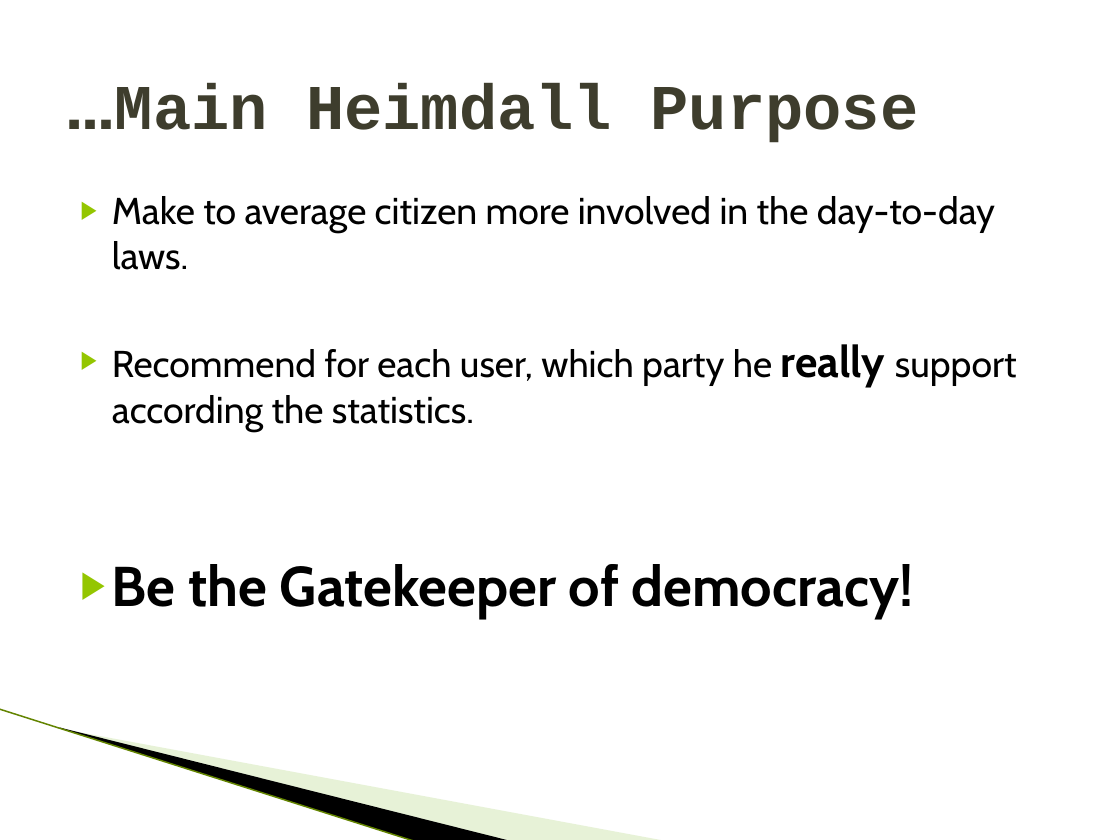
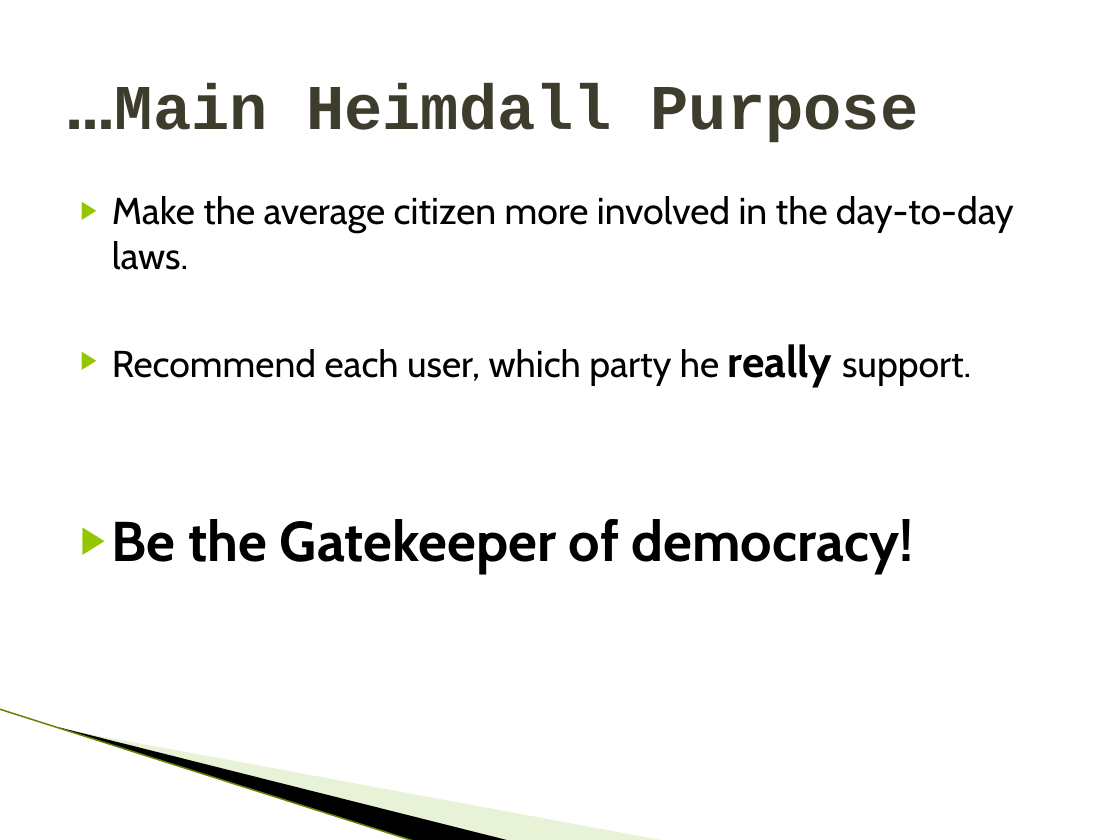
Before and after one commit to idantavor/PoliticalCrowd, a slide deck: slide 7 of CrowdPresentationTheBest.pptx. Drawn at 1120x840 pixels with LibreOffice and Linux fonts; fonts in the diff are those of the drawing; background and template pictures are left out. Boxes give left, top, right and bottom in pixels: in the first picture for what was removed or moved away, otherwise in the second. Text is boxed around its words. In the diff, an @@ line names an element or a change of style, - is before the commit and + after.

```diff
--- a/CrowdPresentationTheBest.pptx
+++ b/CrowdPresentationTheBest.pptx
@@ text at [112, 196, 1014, 387]: text changed @@
-▶ Make to average citizen more involved in the day-to-day laws.
-▶ Recommend for each user, which party he really support according the statistics.
+▶ Make the average citizen more involved in the day-to-day laws.
+▶ Recommend each user, which party he really support.
```
Also in this commit, not shown: 4 other slides changed, 2 other files.
